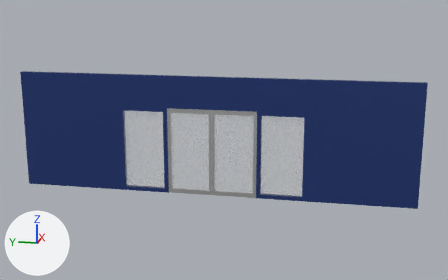
The Blender file blender/door.blend, before and after one commit.
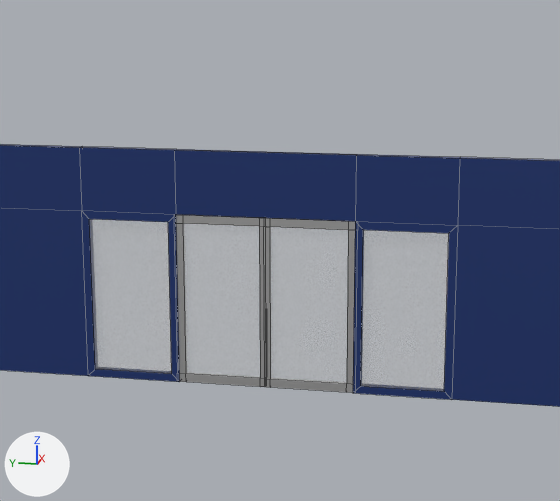
There are two pictures of each version: one whole from a 50 mm camera at (-14.61, -3.23, 5.09) aimed at (0.04, -0.3, 1.43), one close up on the part from 17% to 80% of the width and 0% to 90% of the height. Arrows for +X, +Y and +Z are at lower left; the lights stay in place. The close-ups show mesh edges as thin lines.

In view in the first close-up: 'Door-L-col', 'Door-R-col', 'Wall-col'.
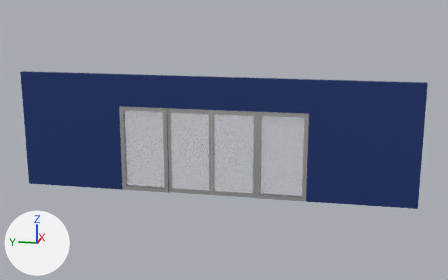
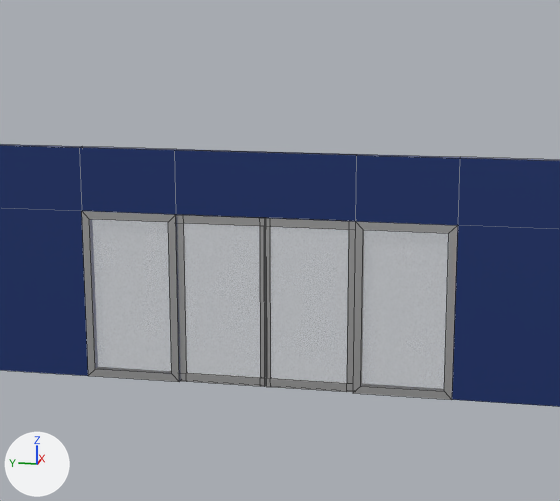
Commit message: feat: Enhance door functionality and add second door
This commit enhances the door's functionality and adds a second door to the scene.

What differs and where, as boxes (x1, y1, x2, y2) in the close-ups (560 x 501 px):
'Door-R-col', rescaled: before (176, 215, 266, 387); after (176, 215, 265, 387)
part 1 of me_cube_003, recoloured (blue to white): (353, 222, 458, 400) in both
part 2 of me_cube_003, recoloured (blue to white): (82, 211, 179, 382) in both

What changed in the scene script:
```text
Change me_cube_003:
    where me_cube_003.from_pydata(...)  # 52 vertices, 52 faces; spans x -0.05..0.05, y -5.0..5.0, z -1.5..1.5
    used by ob_wall_col; location = (0.0, 0.0, 1.5)
    me_cube_003 part 1: 8 of the faces centred in x -0.05..0.05, y -2.32..-1.18, z -1.45..0.64 switch from mat_wall (dark blue #253c79) to mat_door (white #e7e7e7)
    me_cube_003 part 2: 8 of the faces centred in x -0.05..0.05, y 1.18..2.32, z -1.45..0.64 switch from mat_wall (dark blue #253c79) to mat_door (white #e7e7e7)
Change ob_door_r_col:
    ob_door_r_col.scale: (0.0329, 0.576, 1.1) -> (0.0182, 0.576, 1.1)
```
